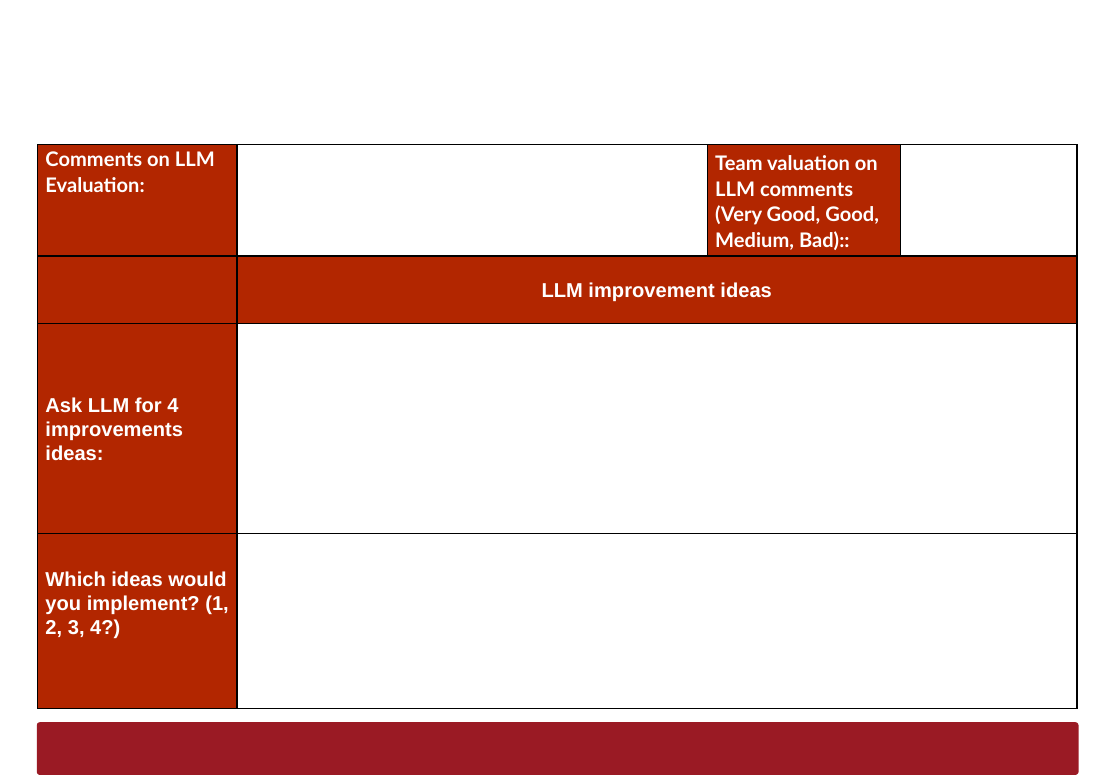
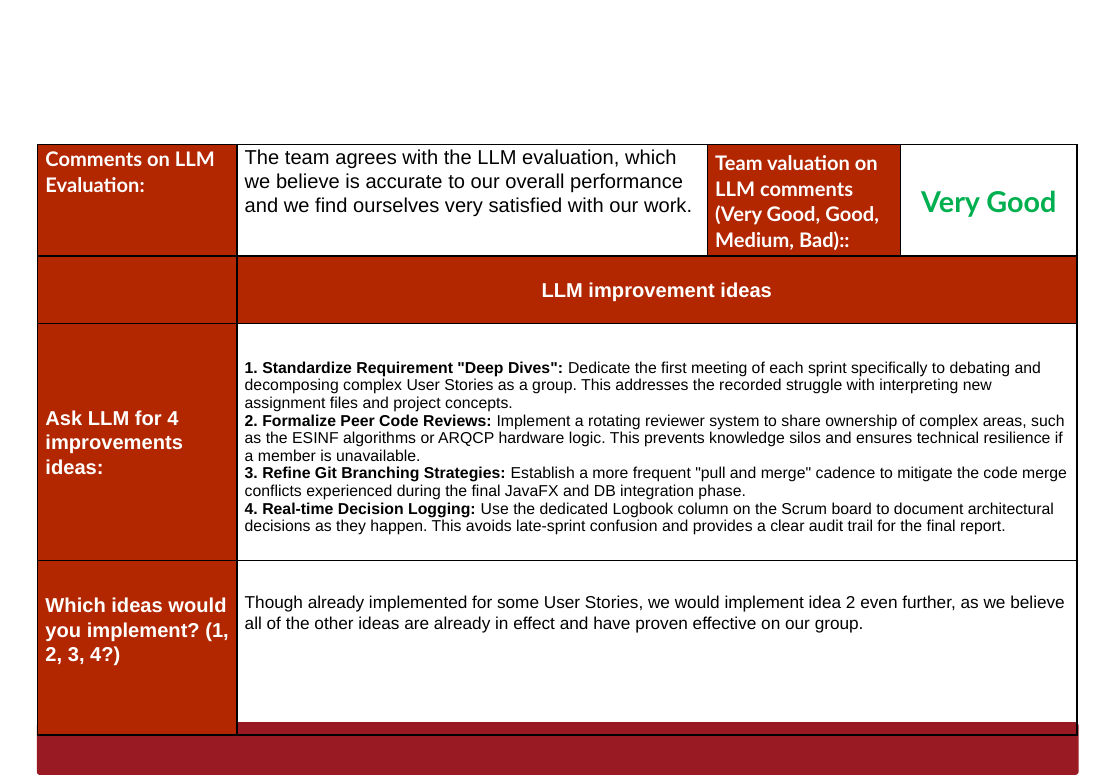
Before and after one commit to AfonsoMachado1892/Logistics-on-Rails, a slide deck: slide 13 of Scrum/sprint3/Report/LAPR3-Report-Sprint3_G092.pptx. Drawn at 1120x775 pixels with LibreOffice and Linux fonts; fonts in the diff are those of the drawing; background and template pictures are left out. Boxes give left, top, right and bottom in pixels: in the first picture for what was removed or moved away, otherwise in the second. Text is boxed around its words. In the diff, an @@ line names an element or a change of style, - is before the commit and + after.

Commit message:
[PROJECT REPORT]: Finished Report

```diff
--- a/Scrum/sprint3/Report/LAPR3-Report-Sprint3_G092.pptx
+++ b/Scrum/sprint3/Report/LAPR3-Report-Sprint3_G092.pptx
@@ table at [38, 145, 1078, 750] @@
-row 1, column 2: 
+row 1, column 2: The team agrees with the LLM evaluation, which we believe is accurate to our overall performance and we find ourselves very satisfied with our work.
-row 1, column 4: 
+row 1, column 4: Very Good
@@ row 3, column 2: "" to "1. Standardize Requirement "Deep Dives": Dedicate the first meeting of each sprint specifically to debating and decomposing complex User Stories as a group. This addresses the recorded struggle with interpreting new assignment files and project concepts. / 2. Formalize Peer Code Reviews: Implement a rotating reviewer system to share ownership of complex areas, such as the ESINF algorithms or ARQCP hardware logic. This prevents knowledge silos and ensures technical resilience if a member is unavailable. / 3. Refine Git Branching Strategies: Establish a more frequent "pull and merge" cadence to mitigate the code merge conflicts experienced during the final JavaFX and DB integration phase. / 4. Real-time Decision Logging: Use the dedicated Logbook column on the Scrum board to document architectural decisions as they happen. This avoids late-sprint confusion and provides a clear audit trail for the final report." @@
-row 4, column 2: 
+row 4, column 2: Though already implemented for some User Stories, we would implement idea 2 even further, as we believe all of the other ideas are already in effect and have proven effective on our group.
```
Also in this commit, not shown: 4 other slides changed.
